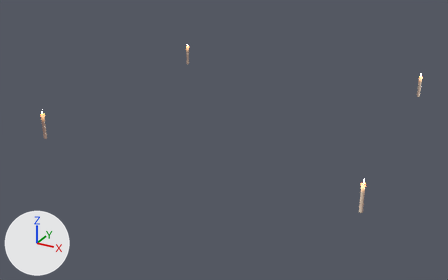
Renders of the glTF model candle.gltf from each side of a commit.
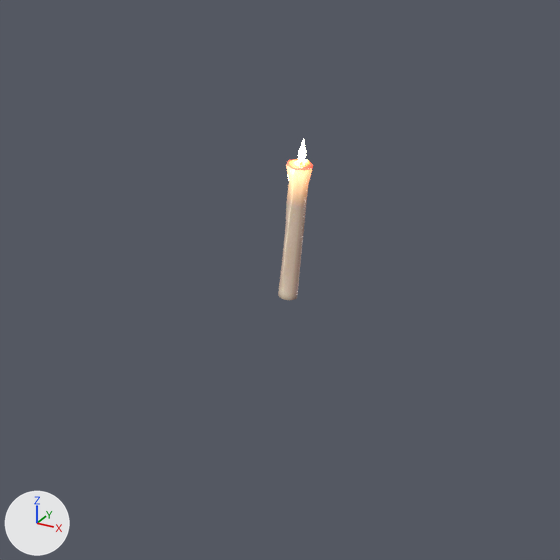
The first picture shows the older version from a camera (50 mm lens) standing at (2.46, -5.0, 2.19) and looking at (-0.14, -0.27, -0.18). The close-ups show both versions on the part from 67% to 94% of the width and 53% to 96% of the height of that picture; other places that the commit changed are outside them. Every picture has the same lights, and +X, +Y and +Z are marked at lower left.

The older version as bpy lines, for what is in view:
```python
me_cylinder_011 = bpy.data.meshes.new('Cylinder.011')
me_cylinder_011.from_pydata(...)  # 102 vertices, 194 faces; spans x -0.018..0.022, y -0.019..0.019, z -0.114..0.125
me_cylinder_011.materials.append(mat_candle)
ob_candle_063 = bpy.data.objects.new('Candle.063', me_cylinder_011)
ob_candle_063.location = (1.473, -1.227, 0.098)
ob_candle_063.rotation_euler = (0.0, 0.0, -2.602)  # degrees (0, 0, -149)
```
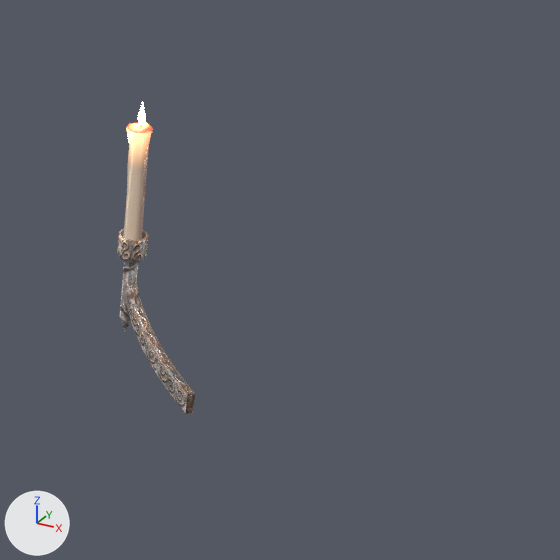
Location of each change, [x1, y1, x2, y2] in pixels of the close-ups (560 x 560 px):
'Candle.063', moved: before [278, 159, 313, 300]; after [123, 122, 152, 241]
'Candle Holder LP.003', added: after [117, 229, 195, 414]
'Flame.003', moved: before [298, 139, 306, 162]; after [138, 102, 146, 125]

Diff of the bpy script that builds the scene:
```diff
--- a/candle.gltf.py
+++ b/candle.gltf.py
@@ img_candle_holder_normal_jpg @@
+img_candle_holder_normal_jpg = load_image('Candle Holder Normal.jpg', 'tex/candle_holder/Candle Holder Normal.jpg', 512, 512, 'Non-Color')
@@ img_candle_holder_metallic_jpg @@
+img_candle_holder_metallic_jpg = load_image('Candle Holder Metallic.jpg', 'tex/candle_holder/Candle Holder Metallic.jpg', 512, 512, 'Non-Color')
@@ img_candle_holder_diffuse_jpg @@
+img_candle_holder_diffuse_jpg = load_image('Candle Holder Diffuse.jpg', 'tex/candle_holder/Candle Holder Diffuse.jpg', 512, 512, 'sRGB')
@@ img_candle_holder_specular_jpg @@
+img_candle_holder_specular_jpg = load_image('Candle Holder Specular.jpg', 'tex/candle_holder/Candle Holder Specular.jpg', 512, 512, 'sRGB')
@@ img_candle_holder_diffuse_bake_jpg @@
+img_candle_holder_diffuse_bake_jpg = load_image('Candle Holder Diffuse Bake.jpg', 'tex/candle_holder/Candle Holder Diffuse Bake.jpg', 512, 512, 'sRGB')
@@ mat_candle_holder @@
+mat_candle_holder = bpy.data.materials.new('Candle Holder')
+# uses the picture img_candle_holder_diffuse_bake_jpg
+# uses the picture img_candle_holder_diffuse_jpg
+# uses the picture img_candle_holder_metallic_jpg
+# uses the picture img_candle_holder_normal_jpg
+# uses the picture img_candle_holder_specular_jpg
@@ me_cylinder_012 @@
+me_cylinder_012.from_pydata(...)  # 196 vertices, 382 faces; spans x -0.225..0.022, y -0.023..0.021, z -0.01..0.172
+me_cylinder_012.materials.append(mat_candle_holder)
@@ ob_candle_063 @@
 ob_candle_063 = bpy.data.objects.new('Candle.063', me_cylinder_011)
-ob_candle_063.location = (1.473, -1.227, 0.098)
+ob_candle_063.location = (1.226, -1.227, 0.098)
 ob_candle_063.rotation_euler = (0.0, 0.0, -2.602)  # degrees (0, 0, -149)
@@ ob_candle_holder_lp_003 @@
+ob_candle_holder_lp_003 = bpy.data.objects.new('Candle Holder LP.003', me_cylinder_012)
+ob_candle_holder_lp_003.parent = ob_candle_063
+ob_candle_holder_lp_003.location = (0.0, 0.0, -0.248)
+ob_candle_holder_lp_003.rotation_euler = (0.0, 0.0, -1.325)  # degrees (0, 0, -76)
```
